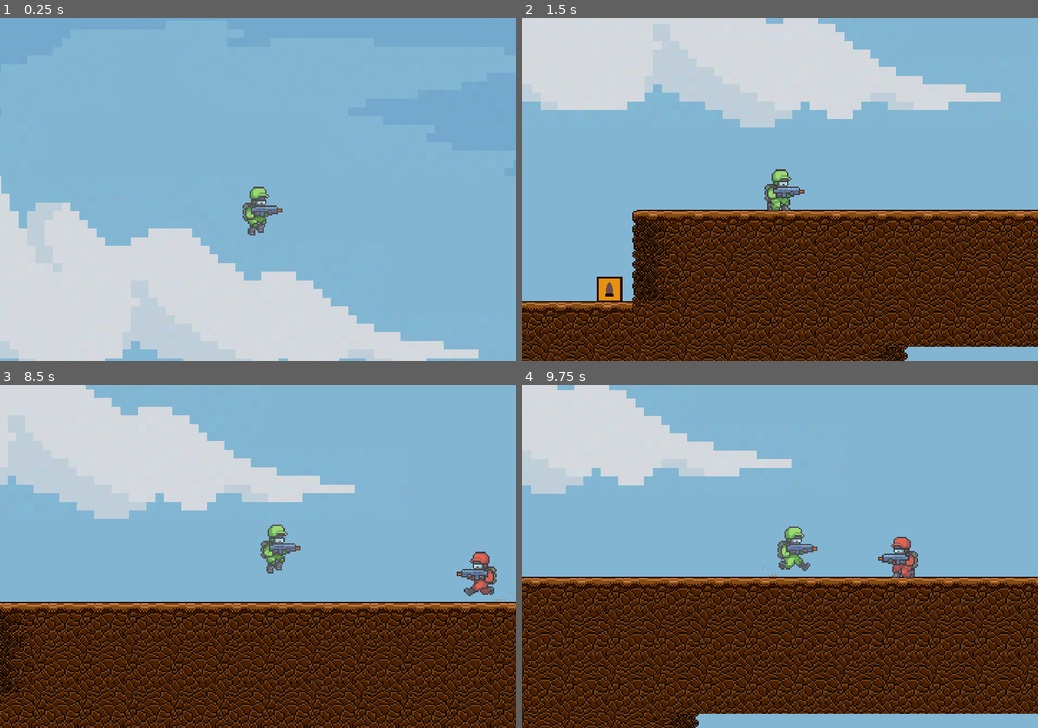
Above: before the commit, frames 1-4 (two rows, left to right).
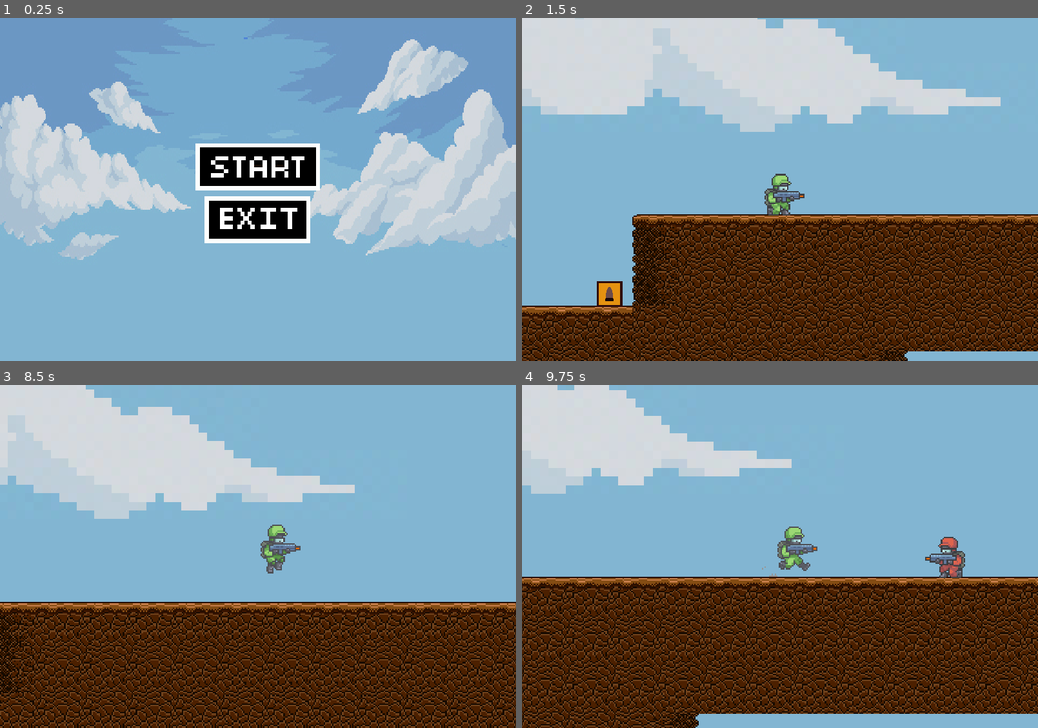
Above: after the commit, the same moments.

Repository: code-rizzard/TeamGunner
Game: Godot game, scene res://start_menu.tscn
Same seed, same stepped clock (60 frames per second), same inputs: the game is played once before the commit and once after it. Before the commit the project starts from res://main.tscn.
Inputs (mouse positions are in pixels of both pictures, inside the frame that each line leads up to):
- Up to frame 1 (0.25 s): no input
- Up to frame 2 (1.5 s): click (780, 168) at 0.52 s; move the mouse to (893, 172) at 1.27 s; hold D (move_right) from 1.28 s (still down); hold S (crouch) from 1.28 s (still down)
- Up to frame 3 (8.5 s): tap Space (jump) at 1.52, 2.27, 3.77, 4.52, 5.27, 6.77, 7.52, 8.27 s; move the mouse to (154, 573) at 2.02 s; release S (crouch) at 2.03 s; click (154, 573) at 2.1 s; move the mouse to (309, 481) at 2.77 s; release D (move_right) at 2.78 s; hold A (move_left) 2.78-3.53 s; hold S (crouch) 2.78-3.53 s; move the mouse to (232, 625) at 3.52 s; hold D (move_right) 3.53-5.03 s; click (232, 625) at 3.6 s; move the mouse to (412, 607) at 4.27 s; hold S (crouch) 4.28-5.03 s; move the mouse to (103, 505) at 5.02 s; hold A (move_left) 5.03-5.78 s; click (103, 505) at 5.1 s; move the mouse to (283, 556) at 5.77 s; hold D (move_right) 5.78-6.53 s; hold S (crouch) 5.78-6.53 s; tap Enter at 6.5 s; move the mouse to (180, 470) at 6.52 s; hold A (move_left) 6.53-8.03 s; click (180, 470) at 6.6 s; move the mouse to (371, 539) at 7.27 s; hold S (crouch) 7.28-8.03 s; move the mouse to (154, 573) at 8.02 s; hold D (move_right) from 8.03 s (still down); click (154, 573) at 8.1 s
- Up to frame 4 (9.75 s): keep holding D (move_right); move the mouse to (831, 481) at 8.77 s; hold S (crouch) 8.78-9.53 s; move the mouse to (754, 625) at 9.52 s; click (754, 625) at 9.6 s

The runs differ from the first frame. In frame 1, 59% of the frame differs, in the area x 0-100%, y 0-100%; in frame 2, 29%; in frame 3, 0.6%; in frame 4, 1.1%.

Commit message:
Created a simple start menu

Diff:
--- a/project.godot
+++ b/project.godot
@@ -11,7 +11,7 @@
 [application]
 
 config/name="TeamGunner"
-run/main_scene="res://main.tscn"
+run/main_scene="res://start_menu.tscn"
 config/features=PackedStringArray("4.1", "GL Compatibility")
 config/icon="res://icon.svg"
 
--- /dev/null
+++ b/start_menu.gd
@@ -0,0 +1,9 @@
+extends Control
+
+
+func _on_exit_pressed() -> void:
+	get_tree().quit()
+
+
+func _on_start_pressed() -> void:
+	get_tree().change_scene_to_file("uid://bf1br1pecnktq")
--- /dev/null
+++ b/start_menu.tscn
@@ -0,0 +1,52 @@
+[gd_scene load_steps=5 format=3 uid="uid://masll380ug6i"]
+
+[ext_resource type="Texture2D" uid="uid://d38tnnl6c6cw" path="res://assets/background/sky_cloud.png" id="1_68p31"]
+[ext_resource type="Script" path="res://start_menu.gd" id="1_w4x7c"]
+[ext_resource type="Texture2D" uid="uid://cplggp6vqe2h4" path="res://assets/start_btn.png" id="2_fy334"]
+[ext_resource type="Texture2D" uid="uid://di1sdxr7sqlja" path="res://assets/exit_btn.png" id="3_ml1ii"]
+
+[node name="Start Menu" type="Control"]
+layout_mode = 3
+anchors_preset = 15
+anchor_right = 1.0
+anchor_bottom = 1.0
+grow_horizontal = 2
+grow_vertical = 2
+script = ExtResource("1_w4x7c")
+
+[node name="TextureRect" type="TextureRect" parent="."]
+layout_mode = 1
+anchors_preset = 15
+anchor_right = 1.0
+anchor_bottom = 1.0
+grow_horizontal = 2
+grow_vertical = 2
+texture = ExtResource("1_68p31")
+
+[node name="VBoxContainer" type="VBoxContainer" parent="."]
+layout_mode = 1
+anchors_preset = 8
+anchor_left = 0.5
+anchor_top = 0.5
+anchor_right = 0.5
+anchor_bottom = 0.5
+offset_left = -160.0
+offset_top = -96.0
+offset_right = 160.0
+offset_bottom = 249.0
+grow_horizontal = 2
+grow_vertical = 2
+theme_override_constants/separation = 12
+
+[node name="Start" type="TextureButton" parent="VBoxContainer"]
+layout_mode = 2
+texture_normal = ExtResource("2_fy334")
+stretch_mode = 3
+
+[node name="exit" type="TextureButton" parent="VBoxContainer"]
+layout_mode = 2
+texture_normal = ExtResource("3_ml1ii")
+stretch_mode = 3
+
+[connection signal="pressed" from="VBoxContainer/Start" to="." method="_on_start_pressed"]
+[connection signal="pressed" from="VBoxContainer/exit" to="." method="_on_exit_pressed"]
